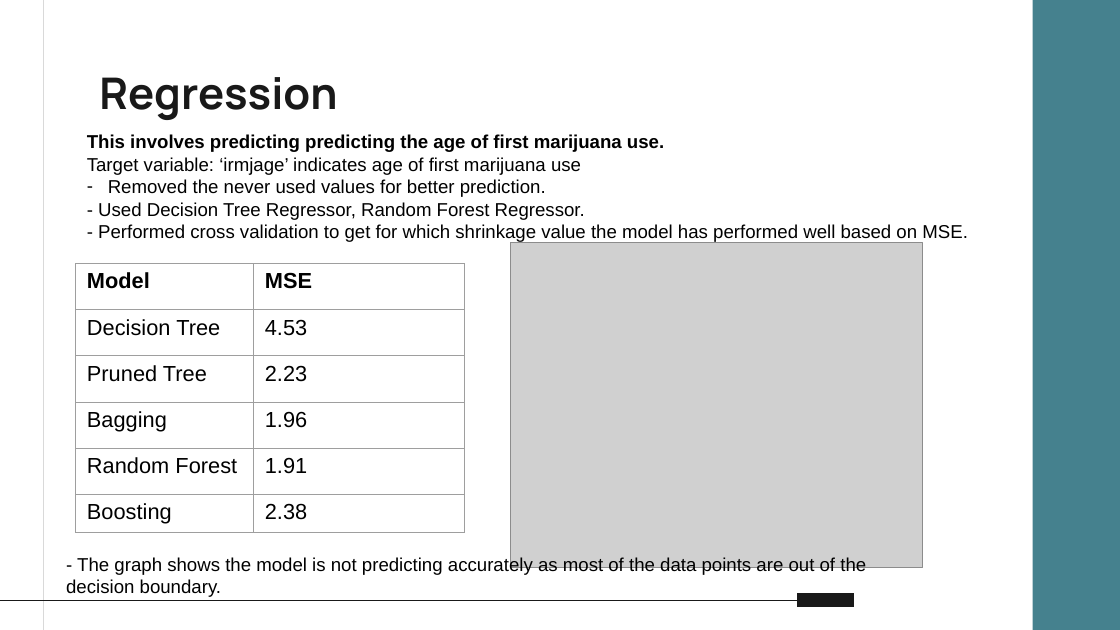
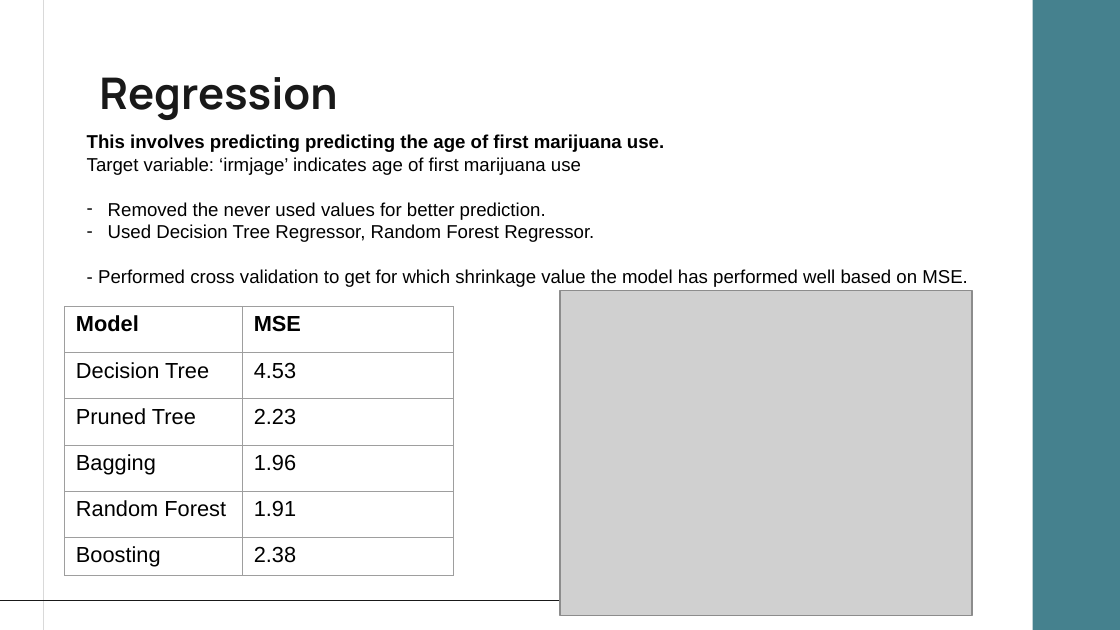
Before and after one commit to Sowjanya2502/Youth-Marijuana-Use-Analysis-and-Prediction, a slide deck: slide 10 of Youth_marijuana_use_analysis.pptx (slide 7 before the commit). Drawn at 1120x630 pixels with LibreOffice and Linux fonts; fonts in the diff are those of the drawing; grey boxes stand for pictures. Boxes give left, top, right and bottom in pixels: in the first picture for what was removed or moved away, otherwise in the second. Text is boxed around its words. In the diff, an @@ line names an element or a change of style, - is before the commit and + after.

```diff
--- a/Youth_marijuana_use_analysis.pptx
+++ b/Youth_marijuana_use_analysis.pptx
@@ text at (108, 224, 594, 242): text changed @@
-- Used Decision Tree Regressor, Random Forest Regressor.
+– Used Decision Tree Regressor, Random Forest Regressor.
@@ picture: place and size @@
-picture at (511, 243, 923, 568)
+picture at (560, 290, 972, 615)
@@ table: place and size @@
-table at (76, 263, 465, 532)
+table at (65, 307, 454, 576)
@@ text removed at (66, 556, 866, 597) @@
-- The graph shows the model is not predicting accurately as most of the data points are out of the decision boundary.
@@ line removed from (853, 600) to (797, 600) @@
```
Also in this commit, not shown: 5 other slides changed, 3 slides added, 1 slide removed, 1 other file.
